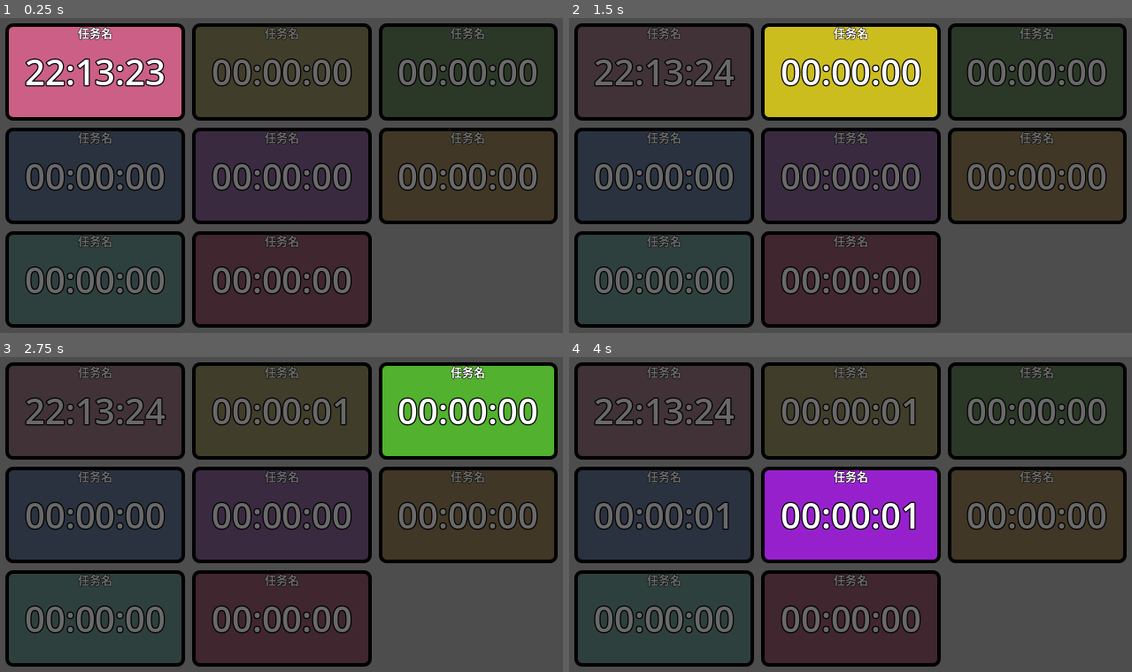
Above: before the commit, frames 1-4 (two rows, left to right).
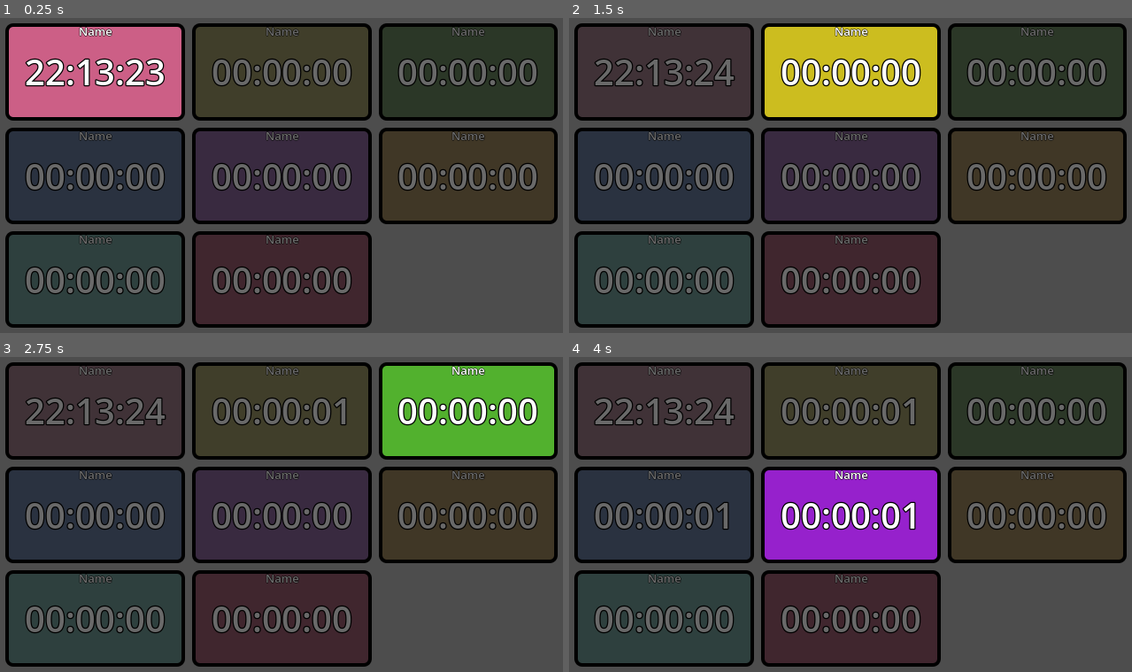
Above: after the commit, the same moments.

Repository: febilly/timer
Game: Godot game, scene res://main.tscn
Two runs of this game, one before a commit and one after it. Both use one fixed random seed, a clock stepped at 60 frames per second and the inputs below.
Inputs (mouse positions are in pixels of both pictures, inside the frame that each line leads up to):
- Up to frame 1 (0.25 s): no input
- Up to frame 2 (1.5 s): click (664, 71) at 0.5 s; click (850, 71) at 1.25 s
- Up to frame 3 (2.75 s): click (467, 410) at 2 s
- Up to frame 4 (4 s): click (664, 514) at 2.75 s; click (850, 514) at 3.5 s

The runs differ from the first frame. In frame 1, 1.1% of the frame differs, in the area x 13-87%, y 2-74%; in frame 2, 1.1%; in frame 3, 1.1%; in frame 4, 1.1%.

Commit message:
将按钮的默认名从“任务名”改为“Name”

Diff:
--- a/Scripts/timer_button.gd
+++ b/Scripts/timer_button.gd
@@ -9,7 +9,7 @@
 		type = v
 		shortcut.events[0].keycode = 48 + v
 		shortcut.events[1].keycode = 4194438 + v
-@export var type_name: String = "任务名"
+@export var type_name: String = "Name"
 
 @export var base_style_box: StyleBoxFlat = preload("res://button.tres")
 @export var base_color: Color = Color.from_hsv(0.56, 0.9, 0.8)
--- a/timer.tscn
+++ b/timer.tscn
@@ -105,7 +105,7 @@
 offset_right = 48.0
 offset_bottom = 45.0
 grow_horizontal = 2
-text = "任务名"
+text = "Name"
 label_settings = SubResource("LabelSettings_gl33a")
 horizontal_alignment = 1
 script = ExtResource("3_2fp26")
